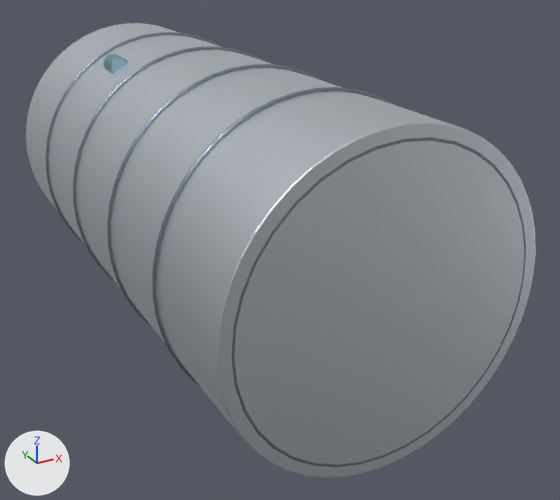
What one commit did to the glTF model assets-src/ship-modules/tank-12-main.glb.
The view is the same before and after, from a 50 mm camera at (-6.7, -14.53, 5.76) aimed at (0.79, -0.91, -1.05). The lights are fixed; the arrows at lower left show +X, +Y and +Z. The picture after the commit comes second. Vertices at exactly the same position are counted once.

Objects in the first picture: 'tank-band', 'tank-band.001', 'tank-band.002', 'tank-band.003', 'tank_end_rim_1.0', 'tank_hull' and 1 more.
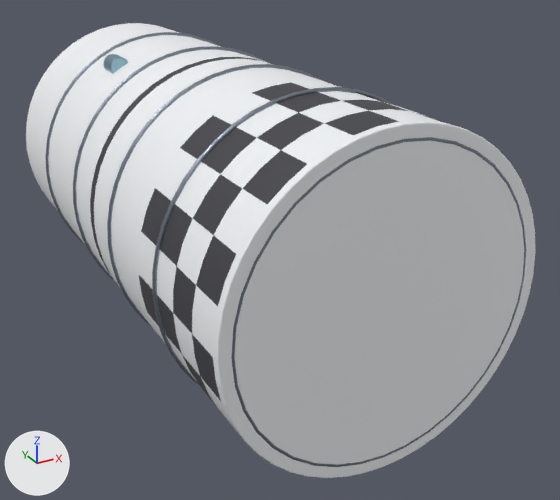
Location of each change, (x1, y1, x2, y2) in pixels of the pictures (560 x 500 px):
part 1 of me_tank_hull, added
    after: (26, 23, 461, 440)
part 2 of me_tank_hull, recoloured (lighter)
    both: (217, 122, 535, 478)

The edits, one by one:
Material 'mat_tank_paint_white' (mat_mat_tank_paint_white) is new.
Its base color is (0.88, 0.9, 0.92) (white #f1f3f6).
Its roughness is 0.55.
Material 'mat_tank_paint_black' (mat_mat_tank_paint_black) is new.
Its base color is (0.05, 0.05, 0.06) (dark grey #3f3f45).
Its roughness is 0.6.
me_tank_hull is used by ob_tank_hull; location (0.0, 0.0, 0.0).
me_tank_hull had 288 vertices, 572 faces and spanned x -3.0..3.0, y -6.0..6.0, z -3.0..3.0.
me_tank_hull now has 576 vertices, 1148 faces and spans x -3.0..3.0, y -6.0..6.0, z -3.0..3.0.
me_tank_hull part 1: 288 vertices added at x -3.0..3.0, y -5.85..0.12, z -3.0..3.0.
me_tank_hull part 2: 476 faces spanning x -3.0..3.0, y -6.0..6.0, z -3.0..3.0 switch from mat_mat_hull (white #dde3ea) to mat_mat_tank_paint_white (white #f1f3f6).
me_tank_hull gains material mat_mat_tank_paint_black (dark grey #3f3f45).
